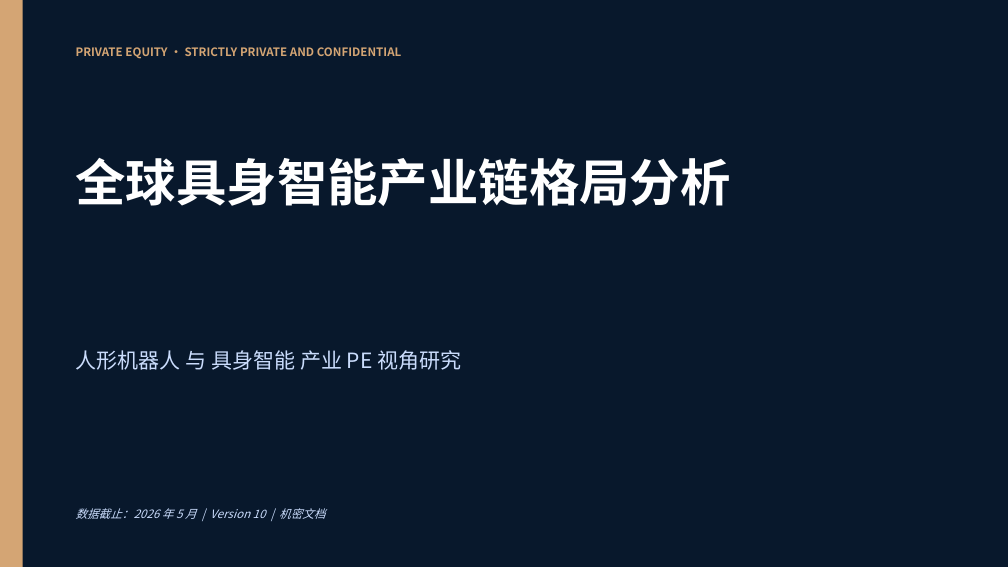
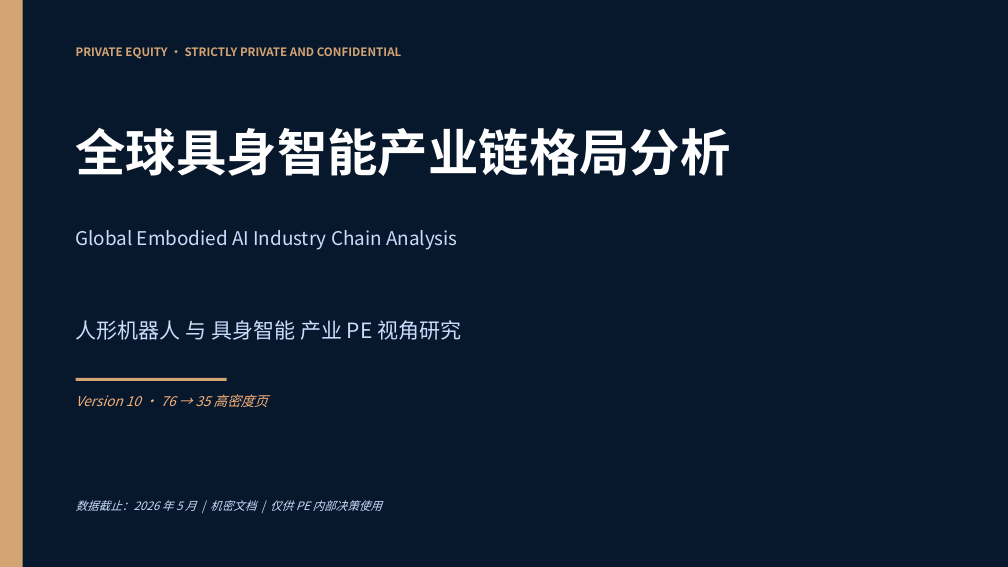
Before and after one commit to xiongjjlj/industry-report-skill, a slide deck: slide 1 of examples/embodied_ai_2026/embodied_ai_deck.pptx. Drawn at 1008x567 pixels with LibreOffice and Linux fonts; fonts in the diff are those of the drawing. Boxes give left, top, right and bottom in pixels: in the first picture for what was removed or moved away, otherwise in the second. Text is boxed around its words. In the diff, an @@ line names an element or a change of style, - is before the commit and + after.

```diff
--- a/examples/embodied_ai_2026/embodied_ai_deck.pptx
+++ b/examples/embodied_ai_2026/embodied_ai_deck.pptx
@@ text "全球具身智能产业链格局分析": place and size @@
-text "全球具身智能产业链格局分析" at [76,158,731,206]
+text "全球具身智能产业链格局分析" at [76,128,731,176]
@@ text added at [76,230,458,250], 18 pt, text #CADCFC @@
+Global Embodied AI Industry Chain Analysis
@@ text "人形机器人 与 具身智能 产业 PE ...": place and size @@
-text "人形机器人 与 具身智能 产业 PE ..." at [76,350,461,370]
+text "人形机器人 与 具身智能 产业 PE ..." at [76,320,461,340]
@@ rectangle added at [76,378,227,381], fill #D4A574 @@
@@ text added at [76,394,267,407], 13 pt, text #F6B17A, italic @@
+Version 10 · 76 → 35 高密度页
@@ text at [76,500,382,511]: text changed @@
-数据截止：2026 年 5 月 | Version 10 | 机密文档
+数据截止：2026 年 5 月 | 机密文档 | 仅供 PE 内部决策使用
```
Also in this commit, not shown: 27 other slides changed, 5 slides added, 48 slides removed, 1 other file.
